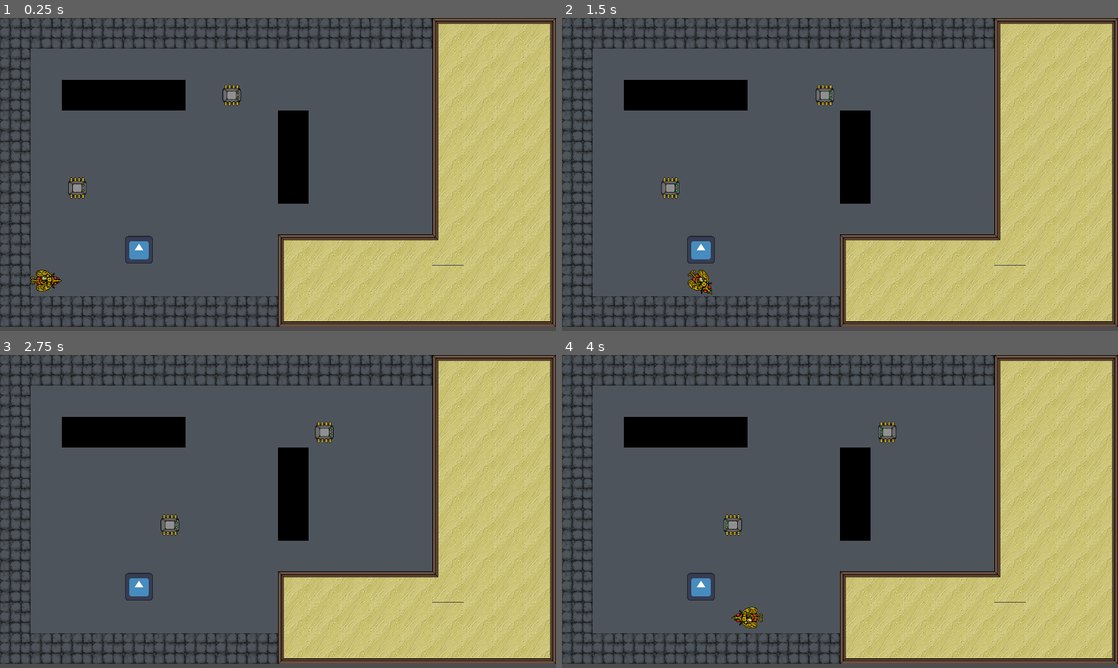
Above: before the commit, frames 1-4 (two rows, left to right).
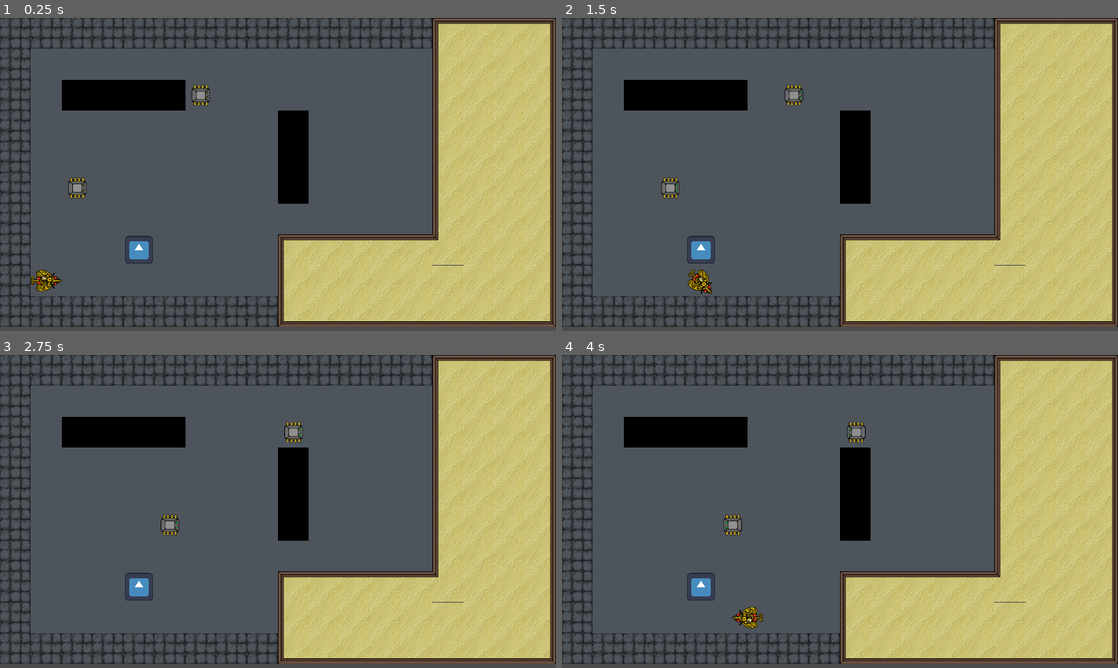
Above: after the commit, the same moments.

Repository: 20akshay00/IGDBJam
Game: Godot game, scene res://scenes/levels/level0.tscn
Same seed, same stepped clock (60 frames per second), same inputs: the game is played once before the commit and once after it. The engine's default icon, where the game draws it, is replaced by a stand-in: a white triangle on a blue panel in a dark square.
Inputs:
- Up to frame 1 (0.25 s): no input
- Up to frame 2 (1.5 s): tap Enter at 0.5 s; hold D (right) 0.53-1.28 s; tap Q (infect) at 0.6, 1.35 s; hold S (down) from 1.28 s (still down)
- Up to frame 3 (2.75 s): release S (down) at 2.03 s; hold D (right) from 2.03 s (still down); tap Q (infect) at 2.1 s
- Up to frame 4 (4 s): release D (right) at 2.78 s; hold W (up) 2.78-3.53 s; tap Q (infect) at 2.85, 3.6 s; hold A (left) from 3.53 s (still down)

The runs differ from the first frame. In frame 1, 0.3% of the frame differs, in the area x 34-44%, y 21-29%; in frame 2, 0.3%; in frame 3, 0.3%; in frame 4, 0.3%.

Commit message:
restrict infection mechanic

Diff:
--- a/scenes/levels/level0.tscn
+++ b/scenes/levels/level0.tscn
@@ -21,4 +21,4 @@
 position = Vector2(181, 327)
 
 [node name="MoverProcess2" parent="Grid" instance=ExtResource("4_vheuv")]
-position = Vector2(461, 153)
+position = Vector2(446, 159)
--- a/scripts/entities/controllable_entity.gd
+++ b/scripts/entities/controllable_entity.gd
@@ -30,18 +30,19 @@
 
 func _process(delta: float) -> void:
 	if _is_moving: return
-
 	if _is_active:
+		# movement using user input
 		for direction_key in _valid_inputs.keys():
 			if Input.is_action_pressed(direction_key):
 				_current_direction = _valid_inputs[direction_key]
 				_move(_current_direction)
-
+		# infection mechanic
 		if Input.is_action_just_pressed("infect") and _can_infect:
 			var object := raycast.get_collider() as ControllableEntity
 			if object:
-				set_active(false)
-				object.set_active(true)
+				if (self is CarrierBug) or (object is CarrierBug and is_equal_approx(object._current_direction.dot(_current_direction), -1)):
+					set_active(false)
+					object.set_active(true)
 
 	else:
 		_default_process(delta)
@@ -50,18 +51,20 @@
 	raycast.target_position = dir * _tile_size
 	raycast.force_raycast_update()
 
+	# rotate sprite
 	if abs(_current_direction.dot(Vector2(cos(sprite.rotation), sin(sprite.rotation))) - 1) > 0.01:
 		if _move_tween: _move_tween.kill()
 		_move_tween = create_tween()
 		var angle = lerp_angle(sprite.rotation, atan2(dir.y, dir.x), 1)
 		_move_tween.tween_property(sprite, "rotation", angle, _rotation_animation_sec)
+	# push blocks and carrier bug
 	elif raycast.is_colliding():
 		var object := raycast.get_collider() as GridObject
 		if object: object.push(self, dir)
 
 		var alt_object := raycast.get_collider() as CarrierBug
 		if alt_object and not alt_object._is_active: alt_object.push(self, dir)
-
+	# move tween
 	if !raycast.is_colliding():
 		_move_tween = create_tween()
 		_move_tween.tween_property(self, "position",
